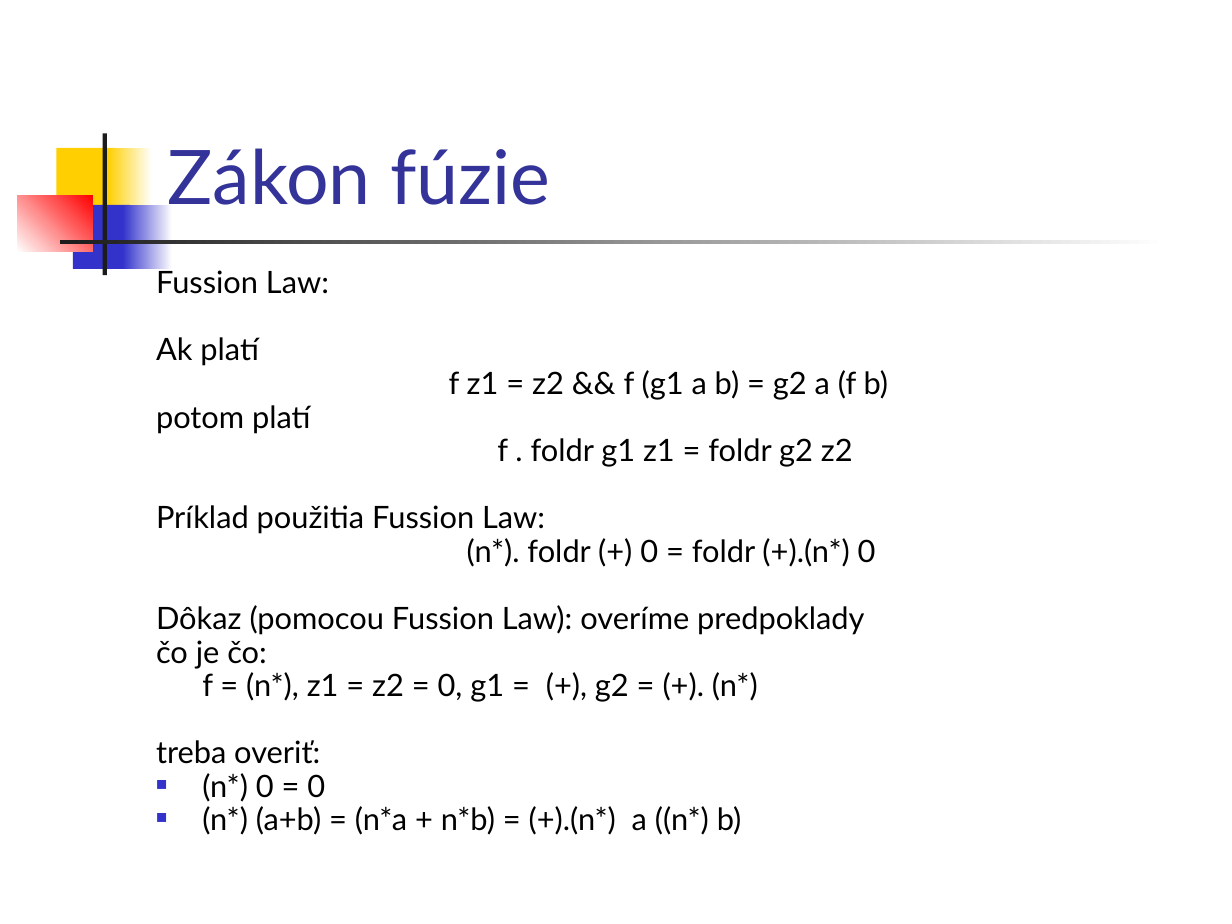
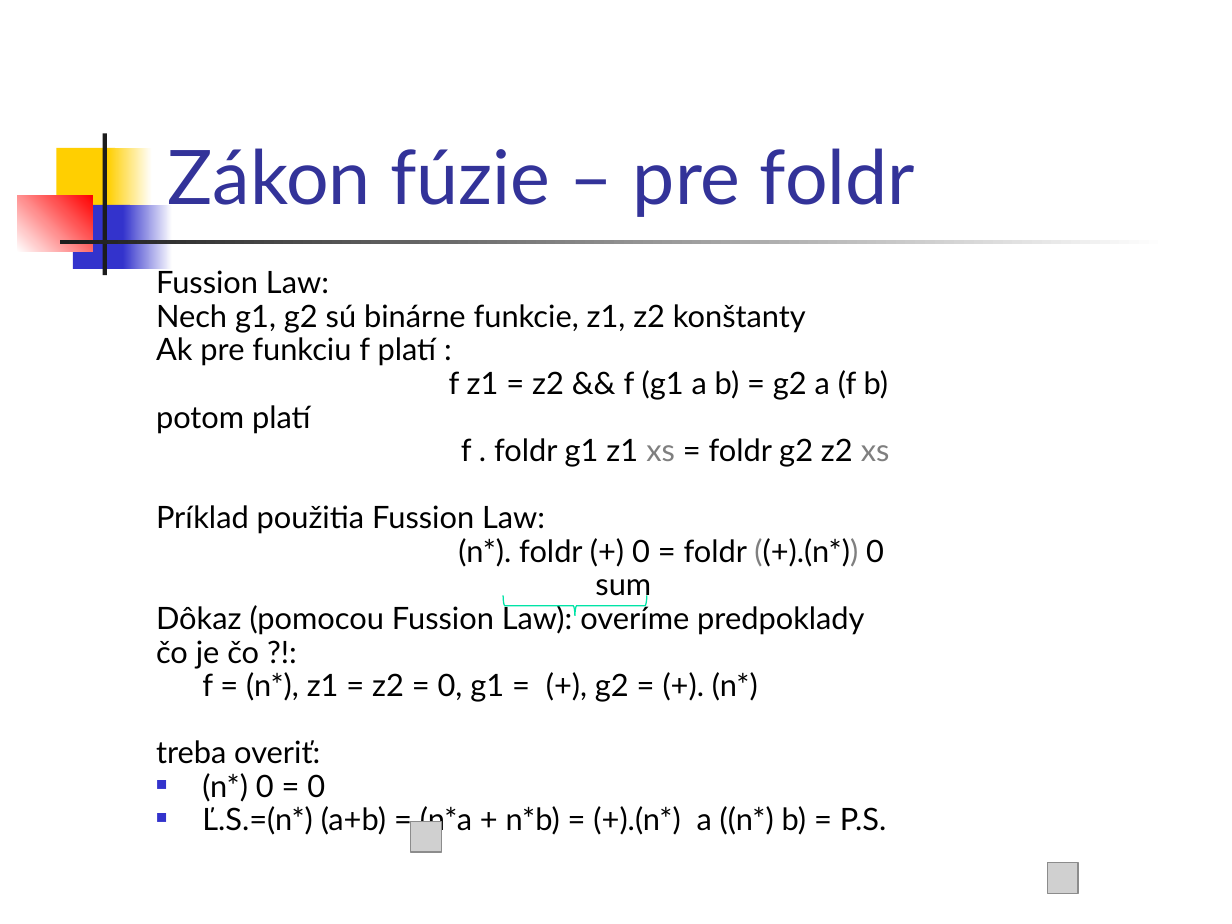
Before and after one commit to Funkcionalne/Prednasky, a slide deck: slide 22 of 02/02_fpro.ppt. Drawn at 1232x924 pixels with LibreOffice and Linux fonts; fonts in the diff are those of the drawing; grey boxes stand for pictures. Boxes give left, top, right and bottom in pixels: in the first picture for what was removed or moved away, otherwise in the second. Text is boxed around its words. In the diff, an @@ line names an element or a change of style, - is before the commit and + after.

```diff
--- a/02/02_fpro.ppt
+++ b/02/02_fpro.ppt
@@ title at (x1=167, y1=148, x2=915, y2=217): text changed @@
-Zákon fúzie
+Zákon fúzie – pre foldr
@@ text at (x1=156, y1=304, x2=806, y2=366): text changed @@
-Ak platí
+Nech g1, g2 sú binárne funkcie, z1, z2 konštanty
+Ak pre funkciu f platí :
@@ text at (x1=461, y1=438, x2=890, y2=467): text changed @@
-f . foldr g1 z1 = foldr g2 z2
+f . foldr g1 z1 xs = foldr g2 z2 xs
@@ text at (x1=458, y1=538, x2=884, y2=601): text changed @@
-(n*). foldr (+) 0 = foldr (+).(n*) 0
+(n*). foldr (+) 0 = foldr ((+).(n*)) 0
+sum
@@ freeform shape added at (x1=503, y1=595, x2=647, y2=616), outline #00E4A7 0.74 pt @@
@@ text at (x1=156, y1=640, x2=259, y2=669): text changed @@
-čo je čo:
+čo je čo ?!:
@@ text at (x1=202, y1=806, x2=887, y2=836): text changed @@
-■ (n*) (a+b) = (n*a + n*b) = (+).(n*) a ((n*) b)
+■ Ľ.S.=(n*) (a+b) = (n*a + n*b) = (+).(n*) a ((n*) b) = P.S.
@@ picture added at (x1=410, y1=822, x2=441, y2=853) @@
@@ picture added at (x1=1047, y1=862, x2=1078, y2=893) @@
```
Also in this commit, not shown: 4 other slides changed, 2 other files.
